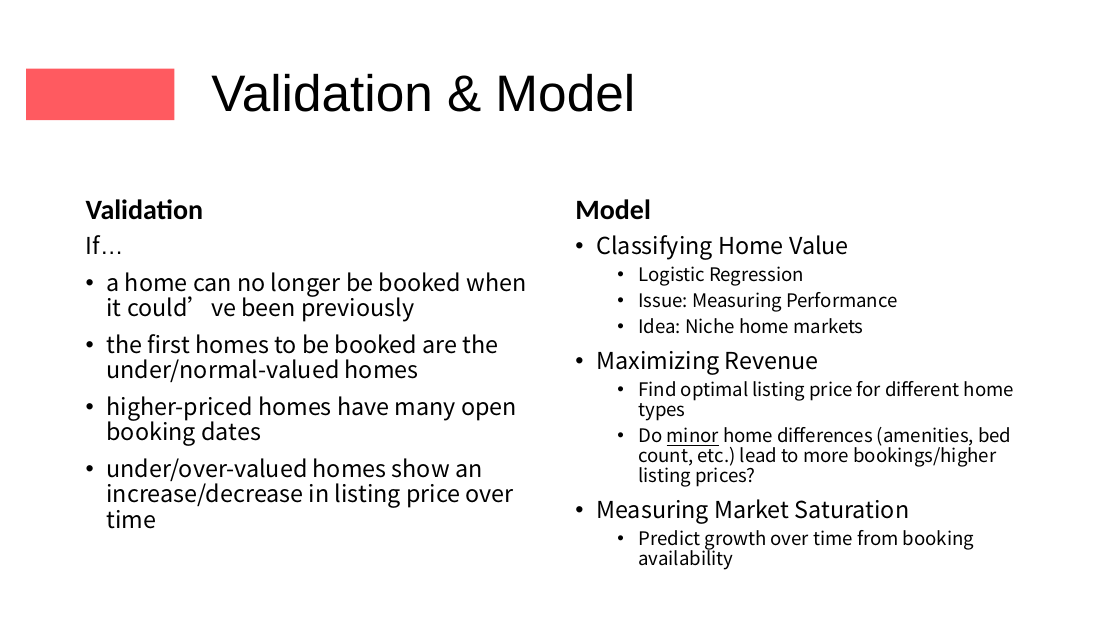
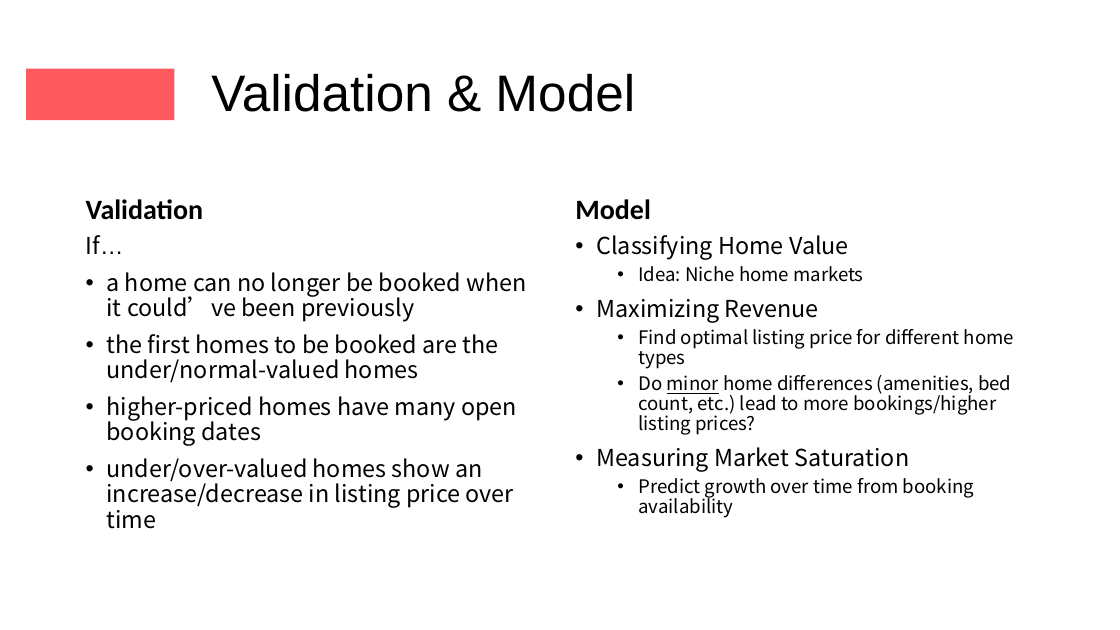
Before and after one commit to Columbia-Intro-Data-Science/python-introduction-montefer, a slide deck: slide 4 of APMA_4990_Project_Pitch.pptx. Drawn at 1120x630 pixels with LibreOffice and Linux fonts; fonts in the diff are those of the drawing. Boxes give left, top, right and bottom in pixels: in the first picture for what was removed or moved away, otherwise in the second. Text is boxed around its words. In the diff, an @@ line names an element or a change of style, - is before the commit and + after.

Commit message:
Updated Presentation

```diff
--- a/APMA_4990_Project_Pitch.pptx
+++ b/APMA_4990_Project_Pitch.pptx
@@ text at (x1=638, y1=266, x2=898, y2=312): paragraphs removed @@
-  • Logistic Regression
-  • Issue: Measuring Performance
```
Also in this commit, not shown: 1 other file.
